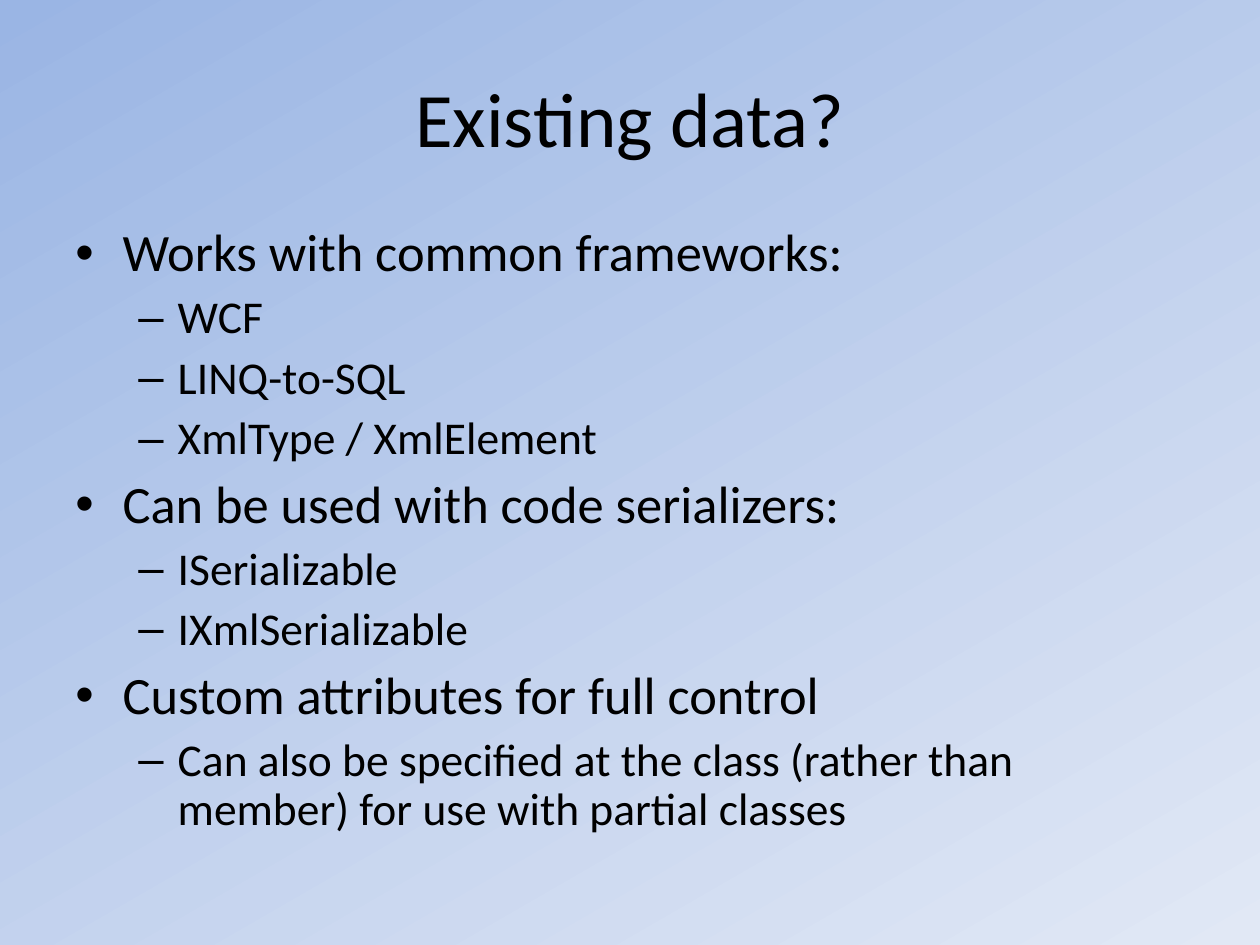
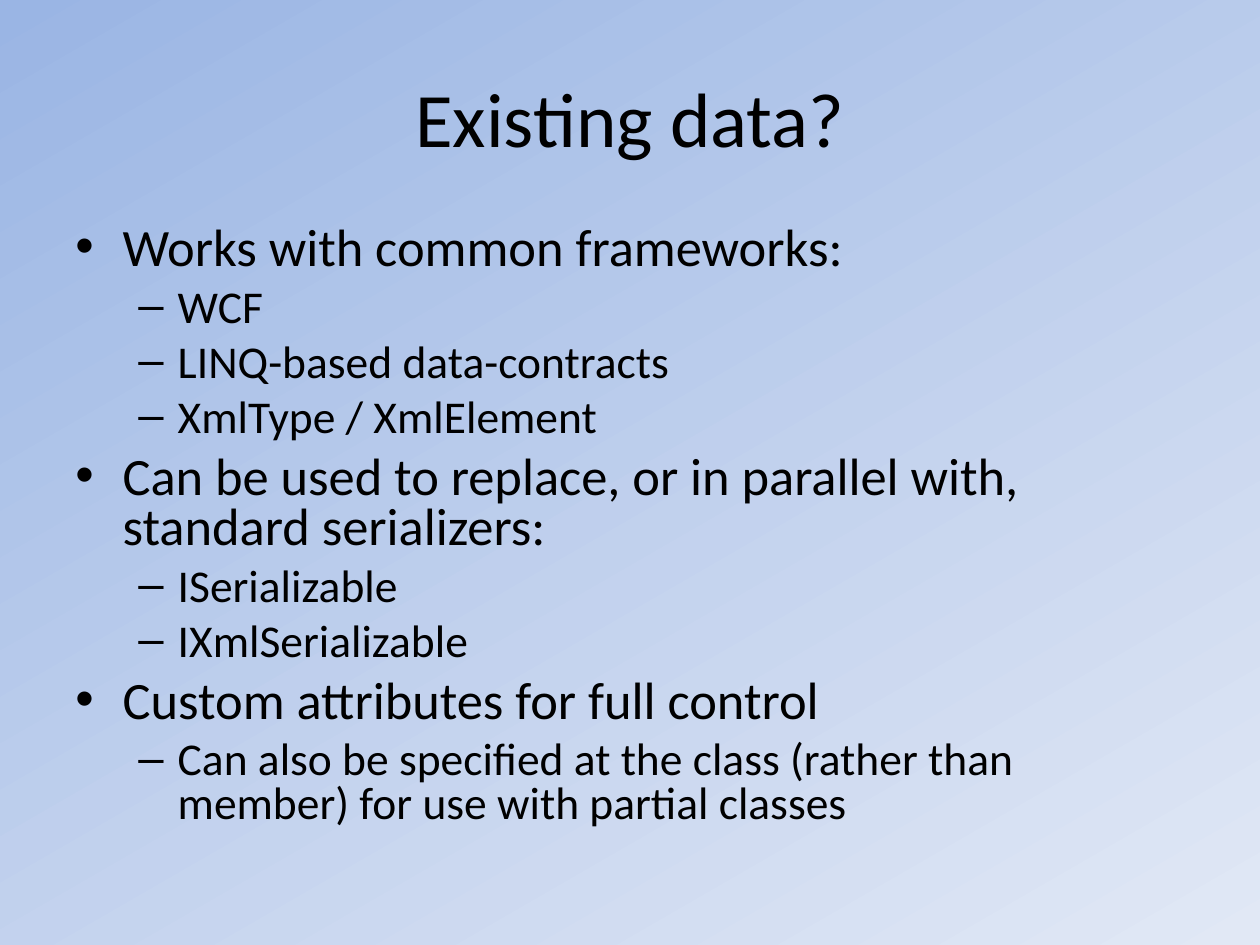
Before and after one commit to nilavghosh/ProtoBuf_Net, a slide deck: slide 9 of Tools/Protocol Buffers.ppt (slide 7 before the commit). Drawn at 1260x945 pixels with LibreOffice and Linux fonts; fonts in the diff are those of the drawing. Boxes give left, top, right and bottom in pixels: in the first picture for what was removed or moved away, otherwise in the second. Text is boxed around its words. In the diff, an @@ line names an element or a change of style, - is before the commit and + after.

Commit message:
updated ppt

```diff
--- a/Tools/Protocol Buffers.ppt
+++ b/Tools/Protocol Buffers.ppt
@@ text at [123,229,1013,827]: line spacing 0.9 to 0.8 @@
@@ text at [178,346,669,384]: text changed @@
-  – LINQ-to-SQL
+  – LINQ-based data-contracts
@@ text at [123,458,1019,546]: text changed @@
-• Can be used with code serializers:
+• Can be used to replace, or in parallel with, standard serializers:
```
Also in this commit, not shown: 2 other slides changed, 3 slides added, 1 slide removed.
